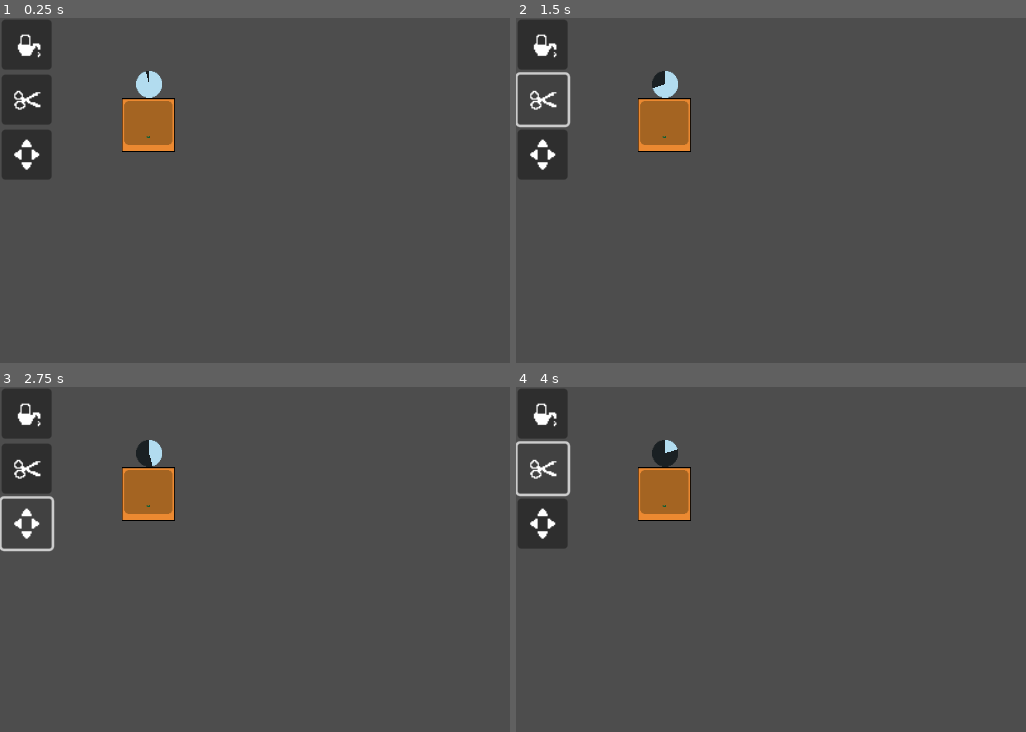
Above: before the commit, frames 1-4 (two rows, left to right).
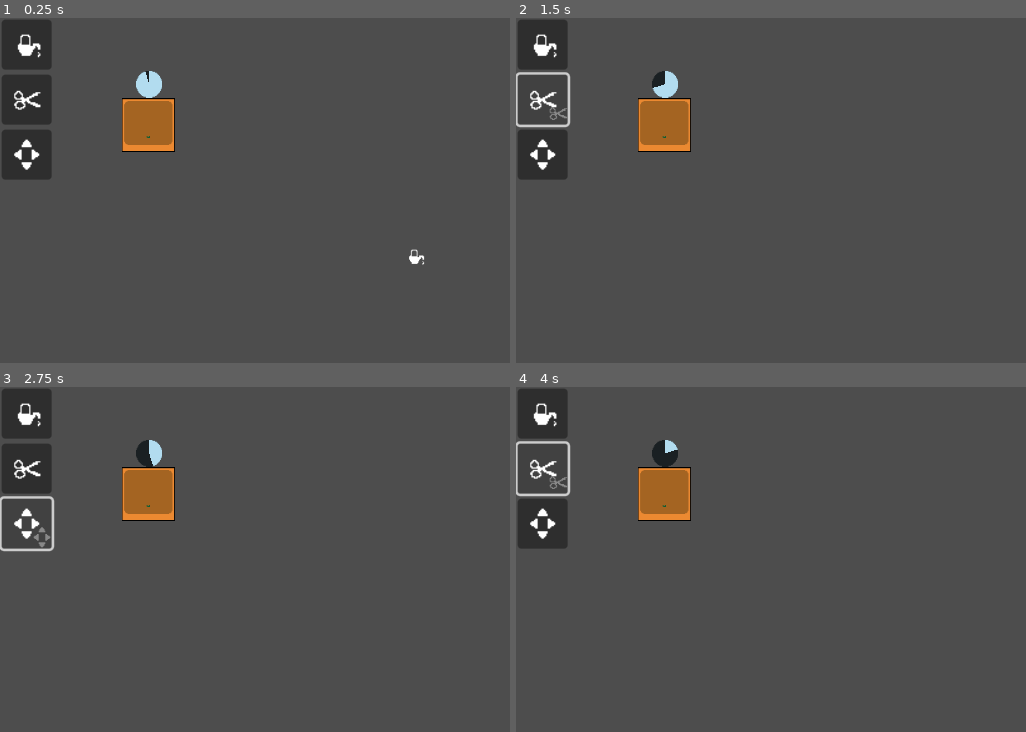
Above: after the commit, the same moments.

Repository: mathew-tran/flower-garden
Game: Godot game, scene res://Scenes/Main.tscn
The game is run twice, just before and just after one commit, with the same random seed, the same clock (stepped at 60 frames per second) and the same inputs.
Inputs (mouse positions are in pixels of both pictures, inside the frame that each line leads up to):
- Up to frame 1 (0.25 s): no input
- Up to frame 2 (1.5 s): click (541, 45) at 0.5 s; click (541, 100) at 1.25 s
- Up to frame 3 (2.75 s): click (25, 525) at 2 s
- Up to frame 4 (4 s): click (541, 414) at 2.75 s; click (541, 469) at 3.5 s

The runs differ from the first frame. In frame 1, less than 0.1% of the frame differs, in the area x 28-84%, y 15-72%; in frame 2, less than 0.1%; in frame 3, less than 0.1%; in frame 4, less than 0.1%.

Commit message:
add a mouse to follow to show type

Diff:
--- a/Prefabs/PlanterBox.tscn
+++ b/Prefabs/PlanterBox.tscn
@@ -48,7 +48,7 @@
 offset_top = -65.5
 offset_right = 24.5
 offset_bottom = -33.5
-step = 0.1
+step = 0.01
 value = 100.0
 fill_mode = 4
 texture_under = ExtResource("4_ttdi1")
--- a/Scenes/Main.tscn
+++ b/Scenes/Main.tscn
@@ -1,7 +1,9 @@
-[gd_scene load_steps=3 format=3 uid="uid://c82r4casfug7j"]
+[gd_scene load_steps=5 format=3 uid="uid://c82r4casfug7j"]
 
 [ext_resource type="PackedScene" uid="uid://baf2w7kcqs61m" path="res://Prefabs/PlanterBox.tscn" id="1_30kj7"]
 [ext_resource type="PackedScene" uid="uid://bvcw057rm4u86" path="res://Prefabs/UI/ActionChanger.tscn" id="2_6wpcg"]
+[ext_resource type="Texture2D" uid="uid://b1i403brhb007" path="res://Art/UI/TendIcon.png" id="3_j7sma"]
+[ext_resource type="Script" path="res://Scripts/Mouse.gd" id="4_m2iry"]
 
 [node name="Node2D" type="Node2D"]
 
@@ -15,3 +17,10 @@
 offset_top = 4.0
 offset_right = 44.0
 offset_bottom = 132.0
+
+[node name="Mouse" type="Sprite2D" parent="."]
+scale = Vector2(2, 2)
+texture = ExtResource("3_j7sma")
+centered = false
+offset = Vector2(2, 0)
+script = ExtResource("4_m2iry")
--- a/Scripts/Autoload/InputManager.gd
+++ b/Scripts/Autoload/InputManager.gd
@@ -10,9 +10,11 @@
 
 var CurrentInputMode = INPUT_MODE.WATER
 
+signal ModeChange(newMode)
+
 func ChangeInputMode(newMode):
 	CurrentInputMode = newMode
-
+	emit_signal("ModeChange", CurrentInputMode)
 
 func SetFocusedObject(obj):
 	FocusedObject = obj
--- /dev/null
+++ b/Scripts/Mouse.gd
@@ -0,0 +1,15 @@
+extends Sprite2D
+
+func _ready():
+	InputManager.connect("ModeChange", Callable(self, "OnModeChange"))
+	OnModeChange(InputManager.CurrentInputMode)
+
+func OnModeChange(type):
+	if type == InputManager.INPUT_MODE.WATER:
+		texture = load("res://Art/UI/WaterIcon.png")
+	elif type == InputManager.INPUT_MODE.TEND:
+		texture = load("res://Art/UI/TendIcon.png")
+	elif type == InputManager.INPUT_MODE.MOVE:
+		texture = load("res://Art/UI/MoveIcon.png")
+func _process(delta):
+	global_position = get_global_mouse_position()
